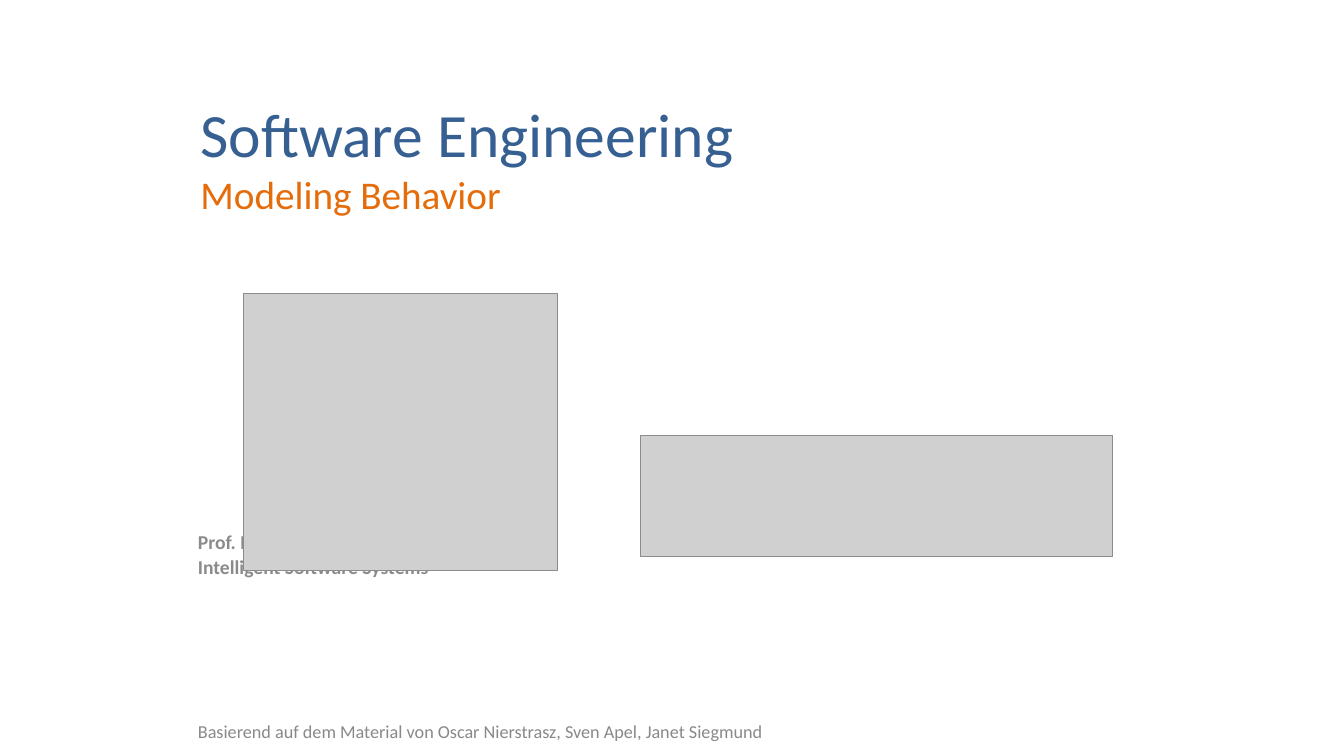
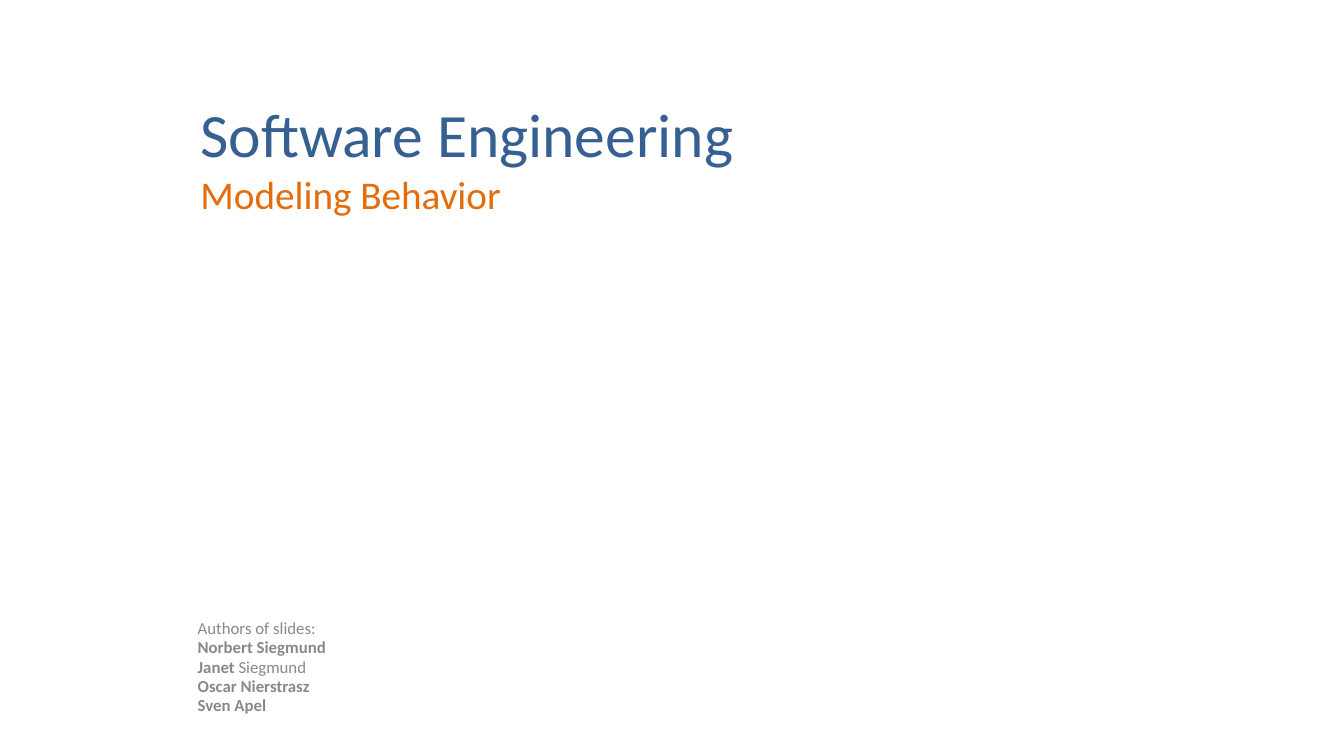
Before and after one commit to feigensp/lehre, a slide deck: slide 1 of se/slides/04_UML_Behaviour.pptx. Drawn at 1344x756 pixels with LibreOffice and Linux fonts; fonts in the diff are those of the drawing; grey boxes stand for pictures. Boxes give left, top, right and bottom in pixels: in the first picture for what was removed or moved away, otherwise in the second. Text is boxed around its words. In the diff, an @@ line names an element or a change of style, - is before the commit and + after.

```diff
--- a/se/slides/04_UML_Behaviour.pptx
+++ b/se/slides/04_UML_Behaviour.pptx
@@ picture removed at [244,293,558,571] @@
@@ picture removed at [640,436,1113,556] @@
@@ text removed at [198,532,428,580] @@
-Prof. Dr.-Ing. Norbert Siegmund
-Intelligent Software Systems
@@ text at [198,622,326,714]: text changed; size 13 to 12 pt; bold on @@
-Basierend auf dem Material von Oscar Nierstrasz, Sven Apel, Janet Siegmund
+Authors of slides:
+Norbert Siegmund
+Janet Siegmund
+Oscar Nierstrasz
+Sven Apel
```
Also in this commit, not shown: 7 other files.
